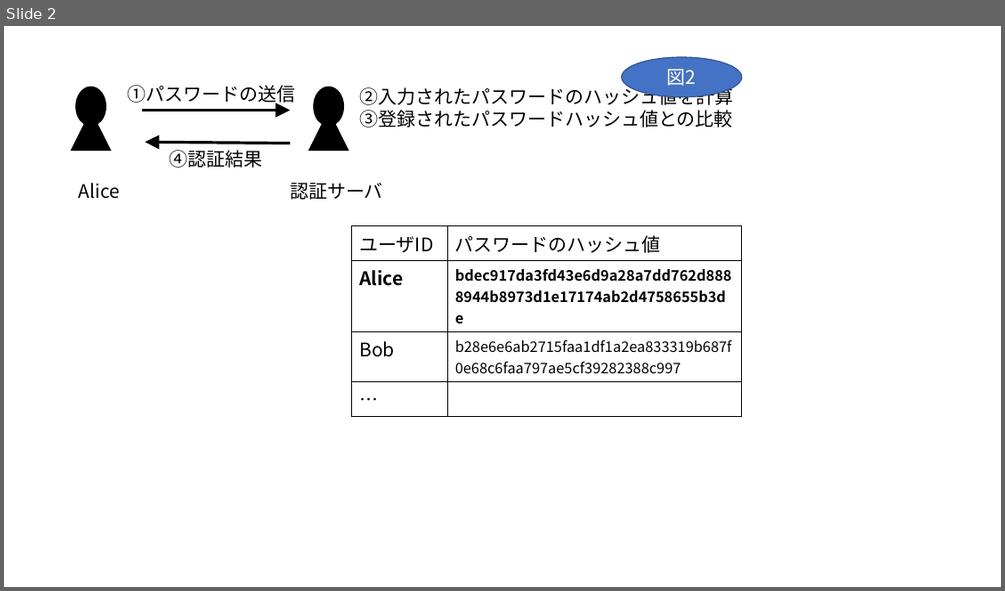
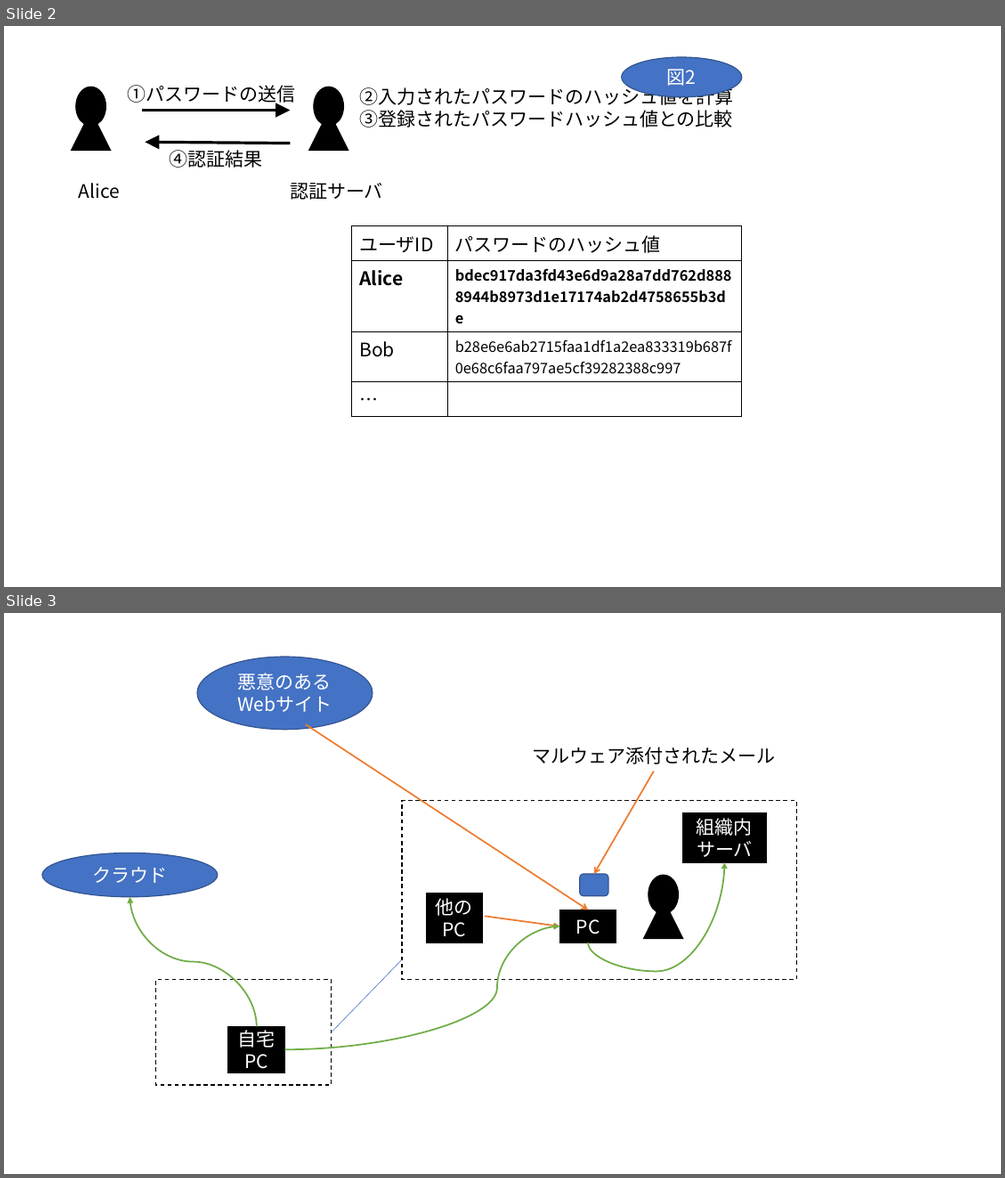
Before and after one commit to akirakanaoka/ouj_infosecintro, a slide deck: 図表用.pptx. Shown one above the other, each under a label of ours: slide 2 before the commit, slides 2 and 3 after it. The pictures are 1005x591 and 1005x1178 pixels, drawn with LibreOffice and Linux fonts; fonts in the diff are those of the drawing. Boxes give left, top, right and bottom in pixels: in the first picture for what was removed or moved away, otherwise in the second. Text is boxed around its words. In the diff, an @@ line names an element or a change of style, - is before the commit and + after.

```diff
--- a/図表用.pptx
+++ b/図表用.pptx
@@ slide 3 added at <box>4,613,1001,1174</box>, background #FFFFFF @@
@@ ellipse added at <box>197,657,372,729</box>, fill #4472C4, outline #325491 1 pt, 18 pt, text #FFFFFF @@
+悪意のある
+Webサイト
@@ arrow added from (306, 724) to (588, 910), #ED7D31 1.5 pt @@
@@ text added at <box>532,747,775,764</box>, 18 pt, text #000000 @@
+マルウェア添付されたメール
@@ arrow added from (654, 771) to (594, 874), #ED7D31 1.5 pt @@
@@ rectangle added at <box>402,801,797,980</box>, fill #FFFFFF, outline #000000 1 pt dashed @@
@@ rectangle added at <box>683,813,766,863</box>, fill #000000, outline #000000 1 pt, 18 pt, text #FFFFFF @@
+組織内サーバ
@@ ellipse added at <box>42,853,217,897</box>, fill #4472C4, outline #325491 1 pt, 18 pt, text #FFFFFF @@
+クラウド
@@ rounded rectangle added at <box>580,874,608,896</box>, fill #4472C4, outline #325491 1 pt @@
@@ curved arrow added from (588, 943) to (725, 863), #70AD47 1.5 pt @@
@@ freeform shape added at <box>644,875,684,938</box>, fill #000000, outline #000000 1 pt @@
@@ curved arrow added from (257, 1027) to (129, 897), #70AD47 1.5 pt @@
@@ rectangle added at <box>426,893,483,943</box>, fill #000000, outline #000000 1 pt, 18 pt, text #FFFFFF @@
+他のPC
@@ curved arrow added from (285, 1050) to (559, 926), #70AD47 1.5 pt @@
@@ arrow added from (485, 916) to (559, 926), #ED7D31 1.5 pt @@
@@ rectangle added at <box>559,910,616,943</box>, fill #000000, outline #000000 1 pt, 18 pt, text #FFFFFF @@
+PC
@@ line added from (332, 1032) to (402, 959), #4472C4 0.5 pt @@
@@ rectangle added at <box>156,980,331,1085</box>, fill #FFFFFF, outline #000000 1 pt dashed @@
@@ rectangle added at <box>228,1027,285,1073</box>, fill #000000, outline #000000 1 pt, 18 pt, text #FFFFFF @@
+自宅PC
```
Also in this commit, not shown: 1 other slide added, 2 other files.
